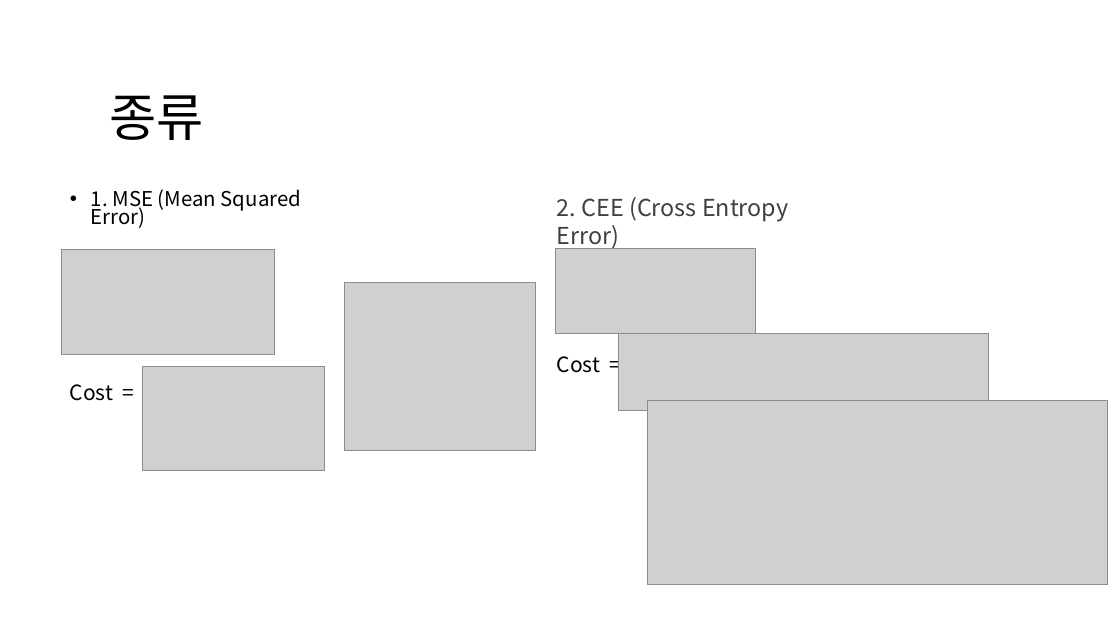
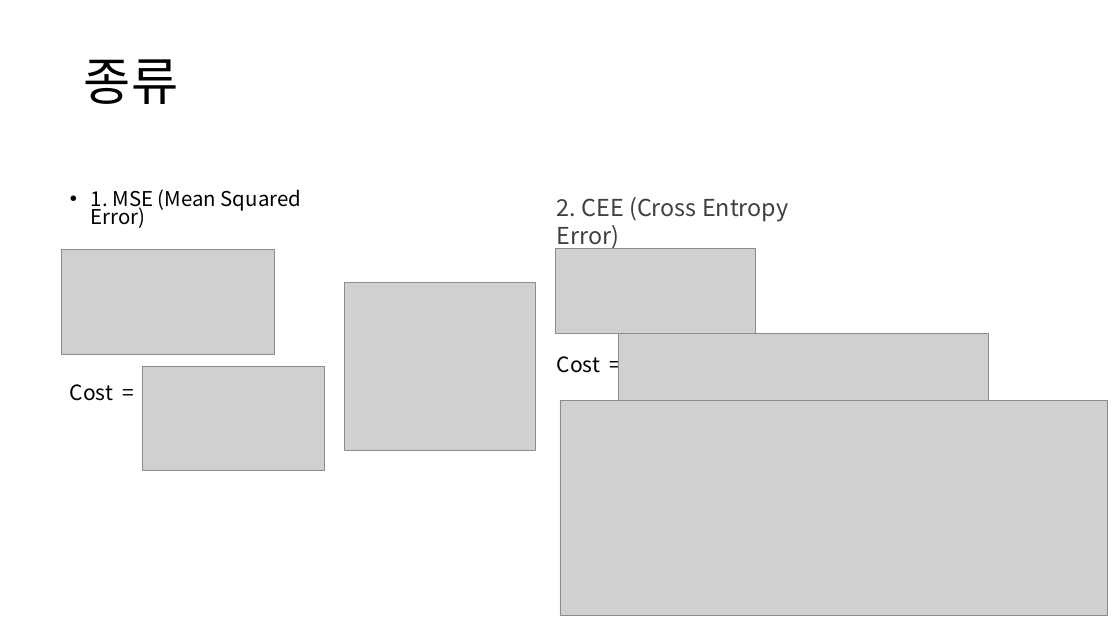
Before and after one commit to seungjae6874/Deeplearning, a slide deck: slide 5 of summary/Loss&Activation Function.pptx. Drawn at 1120x630 pixels with LibreOffice and Linux fonts; fonts in the diff are those of the drawing; grey boxes stand for pictures. Boxes give left, top, right and bottom in pixels: in the first picture for what was removed or moved away, otherwise in the second. Text is boxed around its words. In the diff, an @@ line names an element or a change of style, - is before the commit and + after.

```diff
--- a/summary/Loss&Activation Function.pptx
+++ b/summary/Loss&Activation Function.pptx
@@ title "종류": place and size @@
-title "종류" at bbox=[109, 95, 203, 140]
+title "종류" at bbox=[84, 59, 178, 104]
@@ picture: place and size @@
-picture at bbox=[648, 401, 1107, 586]
+picture at bbox=[560, 401, 1107, 615]
```
Also in this commit, not shown: 5 other slides changed, 1 other file.
